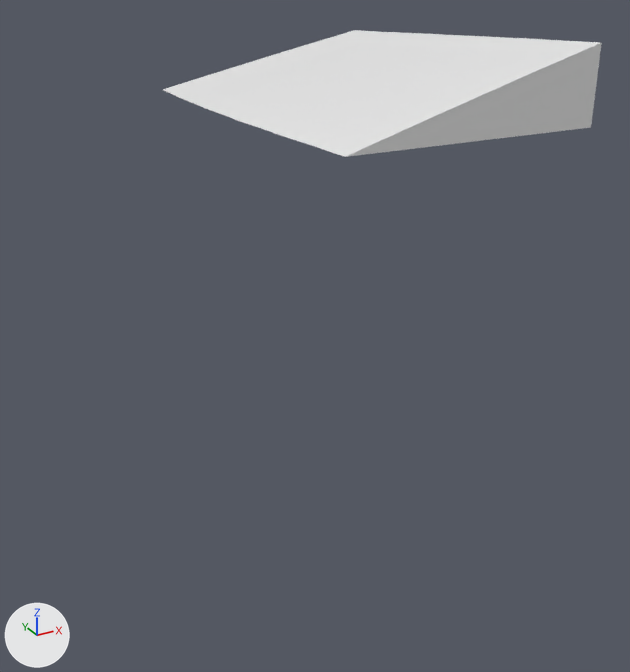
The glTF model assets/terrain/surface_pieces/surf_6_27.glb as it was, and as the next commit left it.
Both versions are drawn from a 50 mm lens placed at (-82.3, -37.02, -28.25), pointed at (-77.32, -27.96, -32.78). Lighting does not change. The marker at lower left points along +X, +Y and +Z. The first picture is the older version. Where no turn or scale is listed for an object, it has been applied to the vertices.

In view in the first picture: 'geometry_0'.
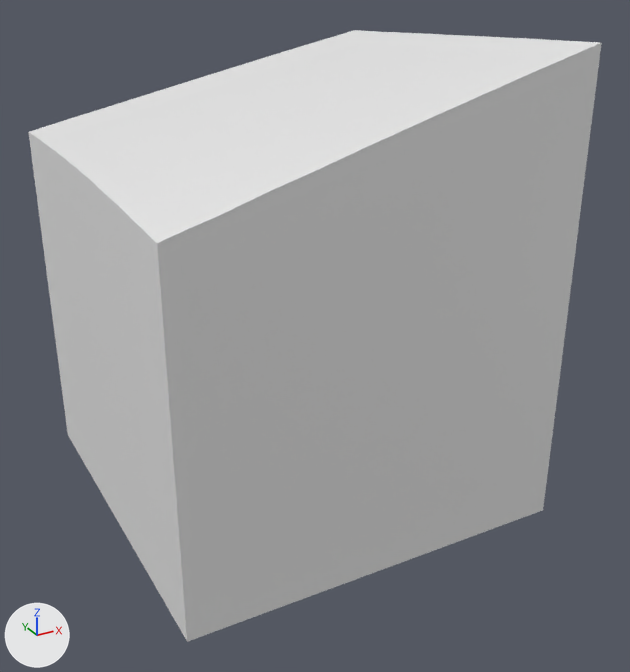
Pixel boxes [x1, y1, x2, y2] of what changed, in the pictures (630 x 672 px):
'geometry_0', reshaped (31% wider, 379% taller)
    before: [163, 30, 602, 157]
    after: [28, 30, 602, 642]
part 1 of me_geometry_0, built on
    before: [163, 88, 591, 157]
    after: [28, 88, 591, 642]

Patch to the scene script:
```diff
--- a/assets/terrain/surface_pieces/surf_6_27.glb.py
+++ b/assets/terrain/surface_pieces/surf_6_27.glb.py
@@ me_geometry_0 @@
 # used by ob_geometry_0; location = (0.0, 0.0, 0.0)
-me_geometry_0.from_pydata(...)  # 63 vertices, 122 faces; spans x -78.21..-75.0, y -30.0..-25.0, z -30.0..-29.12
+me_geometry_0.from_pydata(...)  # 82 vertices, 160 faces; spans x -80.0..-75.0, y -30.0..-25.0, z -35.0..-29.12
+# me_geometry_0 part 1
+# 12 vertices are removed from x -78.21..-75.0, y -30.0..-25.0, z -30.0
+# 60 faces are deleted
+# 3 vertices move from x -78.18..-78.13, y -29.78..-25.2, z -30.0 to x -78.44..-78.42, y -30.0..-25.0, z -30.09..-30.07
+# 31 vertices are added at x -80.0..-75.0, y -30.0..-25.0, z -35.0..-30.06
+# 98 new faces join them
```
